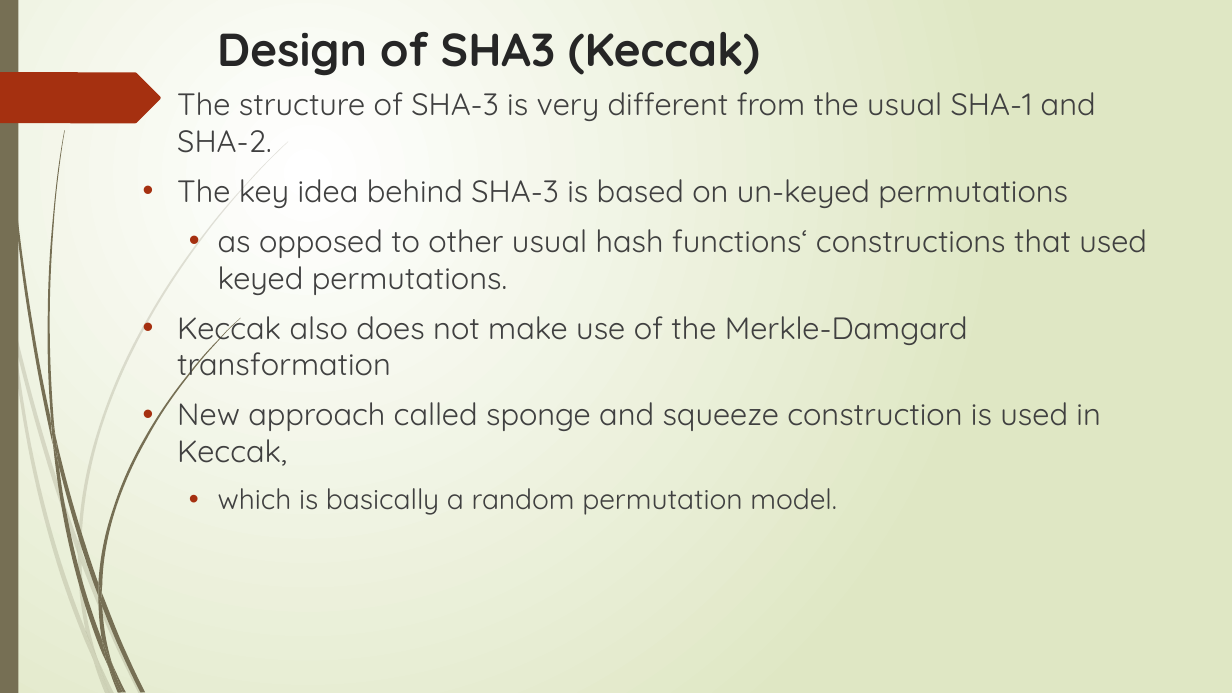
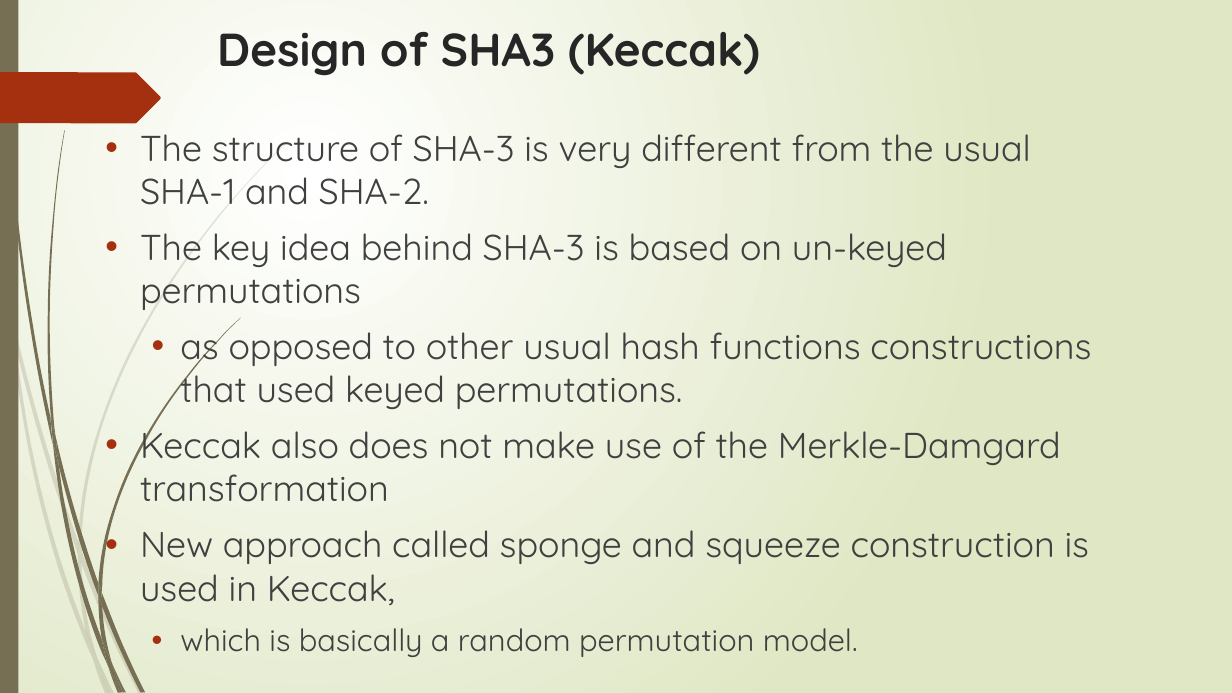
Before and after one commit to sanjayshimoga/nmit-blockchain-DApps, a slide deck: slide 75 of Hash functions.pptx. Drawn at 1232x693 pixels with LibreOffice and Linux fonts; fonts in the diff are those of the drawing. Boxes give left, top, right and bottom in pixels: in the first picture for what was removed or moved away, otherwise in the second. Text is boxed around its words. In the diff, an @@ line names an element or a change of style, - is before the commit and + after.

```diff
--- a/Hash functions.pptx
+++ b/Hash functions.pptx
@@ text "The structure of SHA-3 is ...": place and size @@
-text "The structure of SHA-3 is ..." at box(177, 92, 1147, 515)
+text "The structure of SHA-3 is ..." at box(140, 134, 1091, 657)
@@ text at box(140, 134, 1090, 657): size 24 to 28 pt in "The structure of SHA-3 is very different ...", "The key idea behind SHA-3 is based ...", "Keccak also does not make use of ...", "New approach called sponge and squeeze construction ..."; size 22 to 24 pt in "which is basically a random permutation model." @@
@@ text at box(180, 322, 1091, 409): text changed; size 24 to 28 pt @@
-  • as opposed to other usual hash functions‘ constructions that used keyed permutations.
+  • as opposed to other usual hash functions constructions that used keyed permutations.
```
Also in this commit, not shown: 23 other slides changed, 2 slides added, 1 slide removed, 2 other files.
